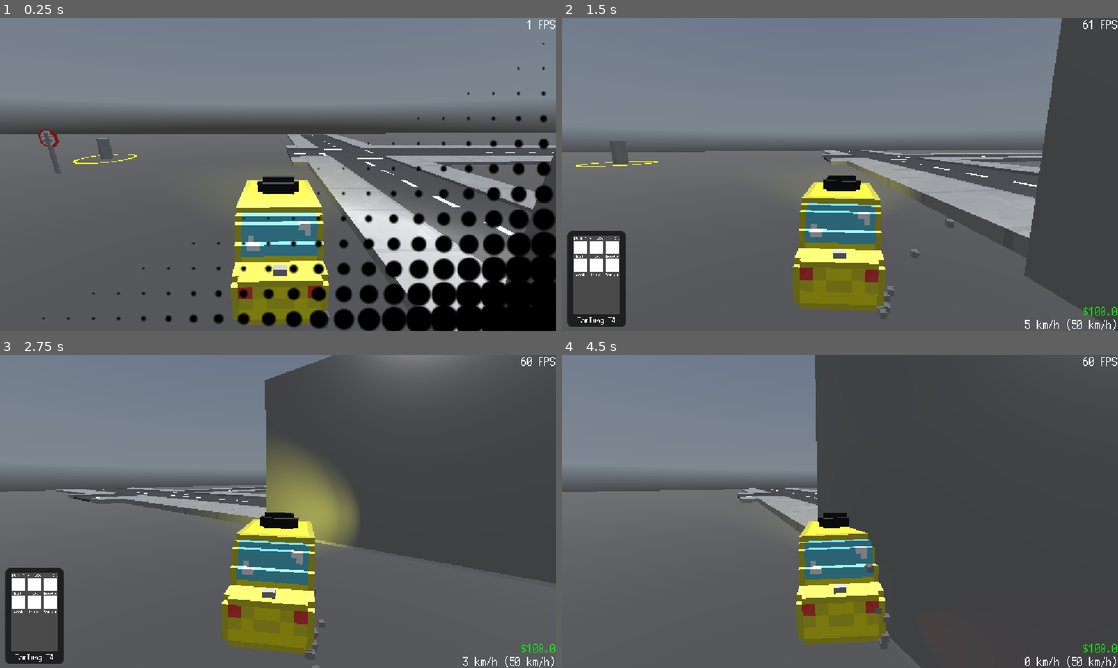
Above: before the commit, frames 1-4 (two rows, left to right).
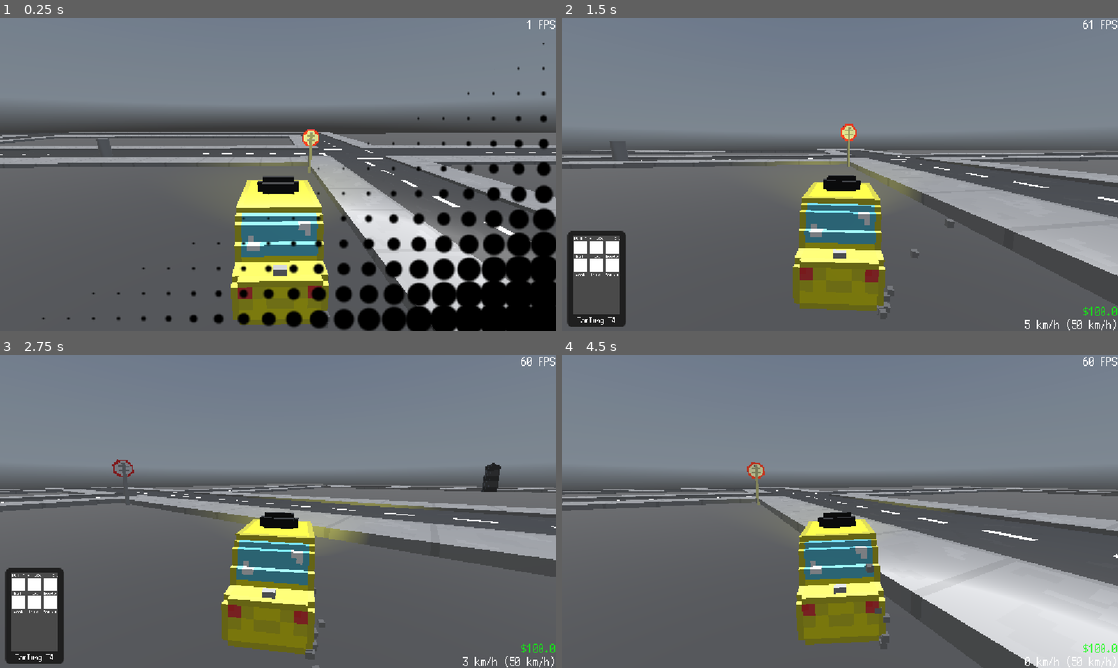
Above: after the commit, the same moments.

Repository: RafaeloxMC/super-taxi-sim
Game: Godot game, scene res://scenes/map/world.tscn
The game is run twice, just before and just after one commit, with the same random seed, the same clock (stepped at 60 frames per second) and the same inputs. This scene is started directly instead of the project's main scene. A sky picture missing from this copy of the repository is replaced by a grey-blue gradient.
Inputs (mouse positions are in pixels of both pictures, inside the frame that each line leads up to):
- Up to frame 1 (0.25 s): no input
- Up to frame 2 (1.5 s): tap Enter at 0.5 s; move the mouse to (962, 158) at 0.52 s; hold D (steer_right) 0.53-1.28 s; tap Q (phone) at 0.6 s; click (962, 158) at 0.67 s; move the mouse to (840, 174) at 1.27 s; hold S (brake) from 1.28 s (still down); tap Alt at 1.35 s; click (840, 174) at 1.42 s
- Up to frame 3 (2.75 s): move the mouse to (333, 442) at 2.02 s; release S (brake) at 2.03 s; hold D (steer_right) from 2.03 s (still down); tap Shift at 2.1 s
- Up to frame 4 (4.5 s): move the mouse to (812, 574) at 2.77 s; release D (steer_right) at 2.78 s; hold W (accelerate) 2.78-3.53 s; tap Q (phone) at 2.85 s; click (812, 574) at 2.92 s; move the mouse to (1006, 558) at 3.52 s; hold A (steer_left) from 3.53 s (still down); tap Alt at 3.6 s; move the mouse to (673, 464) at 4.27 s; tap Shift at 4.35 s

The runs differ from the first frame. In frame 1, 4.8% of the frame differs, in the area x 0-100%, y 35-100%; in frame 2, 12%; in frame 3, 29%; in frame 4, 41%, in the area x 0-100%, y 0-100%.

Commit message:
Add T Crossing

Diff:
--- /dev/null
+++ b/scenes/map/sidewalk_t_crossing.tscn
@@ -0,0 +1,15 @@
+[gd_scene load_steps=3 format=3 uid="uid://d0nd43w1evd1l"]
+
+[ext_resource type="PackedScene" uid="uid://bwwe3uyrek8lt" path="res://assets/models/sidewalk_tcrossing.gltf" id="1_r3hp1"]
+
+[sub_resource type="BoxShape3D" id="BoxShape3D_r3hp1"]
+size = Vector3(4, 0.25, 20)
+
+[node name="SidewalkTCrossing" type="StaticBody3D"]
+
+[node name="Model" parent="." instance=ExtResource("1_r3hp1")]
+transform = Transform3D(0.25, 0, 0, 0, 0.25, 0, 0, 0, 0.25, 0, 0, 0)
+
+[node name="CollisionShape3D" type="CollisionShape3D" parent="."]
+transform = Transform3D(1, 0, 0, 0, 1, 0, 0, 0, 1, -2, 0.125, -6)
+shape = SubResource("BoxShape3D_r3hp1")
--- /dev/null
+++ b/scenes/map/t_crossing.tscn
@@ -0,0 +1,33 @@
+[gd_scene load_steps=6 format=3 uid="uid://b5ll3p0pd5tmt"]
+
+[ext_resource type="PackedScene" uid="uid://b0fmnlkt2dij0" path="res://assets/models/tcrossing.gltf" id="1_bn4tf"]
+[ext_resource type="PackedScene" uid="uid://d0nd43w1evd1l" path="res://scenes/map/sidewalk_t_crossing.tscn" id="2_a3ejj"]
+[ext_resource type="PackedScene" uid="uid://dkalmsefwm8p6" path="res://scenes/map/sidewalk_crossing.tscn" id="3_ux1mq"]
+
+[sub_resource type="BoxShape3D" id="BoxShape3D_ux1mq"]
+size = Vector3(8, 0.25, 20)
+
+[sub_resource type="BoxShape3D" id="BoxShape3D_bmiah"]
+size = Vector3(8, 0.25, 6)
+
+[node name="TCrossing" type="StaticBody3D"]
+
+[node name="tcrossing" parent="." instance=ExtResource("1_bn4tf")]
+transform = Transform3D(0.25, 0, 0, 0, 0.25, 0, 0, 0, 0.25, 0, 0, 0)
+
+[node name="SidewalkTCrossing" parent="." instance=ExtResource("2_a3ejj")]
+transform = Transform3D(1, 0, 0, 0, 2, 0, 0, 0, 1, 8, 0, 6)
+
+[node name="SidewalkCrossing" parent="." instance=ExtResource("3_ux1mq")]
+transform = Transform3D(-1, 0, 1.509958e-07, 0, 2, 0, -1.509958e-07, 0, -1, -8, 0, 8)
+
+[node name="SidewalkCrossing2" parent="." instance=ExtResource("3_ux1mq")]
+transform = Transform3D(1.9470718e-07, 0, 1, 0, 2, 0, -1, 0, 1.9470718e-07, -8, 0, -8)
+
+[node name="CollisionShape3D" type="CollisionShape3D" parent="."]
+transform = Transform3D(1, 0, 0, 0, 1, 0, 0, 0, 1, 0, 0.125, 0)
+shape = SubResource("BoxShape3D_ux1mq")
+
+[node name="CollisionShape3D2" type="CollisionShape3D" parent="."]
+transform = Transform3D(-4.371139e-08, 0, -1, 0, 1, 0, 1, 0, -4.371139e-08, -7, 0.125, -3.059797e-07)
+shape = SubResource("BoxShape3D_bmiah")
--- a/scenes/map/world.tscn
+++ b/scenes/map/world.tscn
@@ -15,6 +15,7 @@
 [ext_resource type="PackedScene" uid="uid://drvmdqgo2qr2s" path="res://scenes/map/street.tscn" id="14_il0qy"]
 [ext_resource type="PackedScene" uid="uid://bxgp3kvw1iiqi" path="res://scenes/map/house_wall.tscn" id="14_p1kjr"]
 [ext_resource type="PackedScene" uid="uid://csyk8ot10f2on" path="res://scenes/map/crossing.tscn" id="15_il0qy"]
+[ext_resource type="PackedScene" uid="uid://b5ll3p0pd5tmt" path="res://scenes/map/t_crossing.tscn" id="16_haap5"]
 
 [sub_resource type="StandardMaterial3D" id="StandardMaterial3D_5kusv"]
 albedo_color = Color(0.33660772, 0.33660758, 0.3366076, 1)
@@ -79,7 +80,10 @@
 transform = Transform3D(1, 0, 0, 0, 1, 0, 0, 0, 1, -13, 0.5, 51)
 
 [node name="Street3" parent="TemporaryMap/Streets" instance=ExtResource("14_il0qy")]
-transform = Transform3D(1, 0, 0, 0, 1, 0, 0, 0, 1, -13, 0.5, 59)
+transform = Transform3D(1, 0, 0, 0, 1, 0, 0, 0, 1, 71, 0.5, 43)
+
+[node name="Street88" parent="TemporaryMap/Streets" instance=ExtResource("14_il0qy")]
+transform = Transform3D(1, 0, 0, 0, 1, 0, 0, 0, 1, 71, 0.5, 51)
 
 [node name="Street4" parent="TemporaryMap/Streets" instance=ExtResource("14_il0qy")]
 transform = Transform3D(1, 0, 0, 0, 1, 0, 0, 0, 1, -13, 0.5, 15)
@@ -123,6 +127,87 @@
 [node name="Street10" parent="TemporaryMap/Streets" instance=ExtResource("14_il0qy")]
 transform = Transform3D(-4.371139e-08, 0, 1, 0, 1, 0, -1, 0, -4.371139e-08, -27, 0.5, -39)
 
+[node name="Street27" parent="TemporaryMap/Streets" instance=ExtResource("14_il0qy")]
+transform = Transform3D(-4.371139e-08, 0, 1, 0, 1, 0, -1, 0, -4.371139e-08, 1, 0.5, -39)
+
+[node name="Street28" parent="TemporaryMap/Streets" instance=ExtResource("14_il0qy")]
+transform = Transform3D(-4.371139e-08, 0, 1, 0, 1, 0, -1, 0, -4.371139e-08, 9, 0.5, -39)
+
+[node name="Street29" parent="TemporaryMap/Streets" instance=ExtResource("14_il0qy")]
+transform = Transform3D(-4.371139e-08, 0, 1, 0, 1, 0, -1, 0, -4.371139e-08, 17, 0.5, -39)
+
+[node name="Street30" parent="TemporaryMap/Streets" instance=ExtResource("14_il0qy")]
+transform = Transform3D(-4.371139e-08, 0, 1, 0, 1, 0, -1, 0, -4.371139e-08, 25, 0.5, -39)
+
+[node name="Street31" parent="TemporaryMap/Streets" instance=ExtResource("14_il0qy")]
+transform = Transform3D(-4.371139e-08, 0, 1, 0, 1, 0, -1, 0, -4.371139e-08, 33, 0.5, -39)
+
+[node name="Street32" parent="TemporaryMap/Streets" instance=ExtResource("14_il0qy")]
+transform = Transform3D(-4.371139e-08, 0, 1, 0, 1, 0, -1, 0, -4.371139e-08, 41, 0.5, -39)
+
+[node name="Street33" parent="TemporaryMap/Streets" instance=ExtResource("14_il0qy")]
+transform = Transform3D(-4.371139e-08, 0, 1, 0, 1, 0, -1, 0, -4.371139e-08, 49, 0.5, -39)
+
+[node name="Street34" parent="TemporaryMap/Streets" instance=ExtResource("14_il0qy")]
+transform = Transform3D(-4.371139e-08, 0, 1, 0, 1, 0, -1, 0, -4.371139e-08, 57, 0.5, -39)
+
+[node name="Street38" parent="TemporaryMap/Streets" instance=ExtResource("14_il0qy")]
+transform = Transform3D(-4.371139e-08, 0, 1, 0, 1, 0, -1, 0, -4.371139e-08, 85, 0.5, -39)
+
+[node name="Street39" parent="TemporaryMap/Streets" instance=ExtResource("14_il0qy")]
+transform = Transform3D(-4.371139e-08, 0, 1, 0, 1, 0, -1, 0, -4.371139e-08, 93, 0.5, -39)
+
+[node name="Street40" parent="TemporaryMap/Streets" instance=ExtResource("14_il0qy")]
+transform = Transform3D(-4.371139e-08, 0, 1, 0, 1, 0, -1, 0, -4.371139e-08, 101, 0.5, -39)
+
+[node name="Street41" parent="TemporaryMap/Streets" instance=ExtResource("14_il0qy")]
+transform = Transform3D(-4.371139e-08, 0, 1, 0, 1, 0, -1, 0, -4.371139e-08, 109, 0.5, -39)
+
+[node name="Street42" parent="TemporaryMap/Streets" instance=ExtResource("14_il0qy")]
+transform = Transform3D(-4.371139e-08, 0, 1, 0, 1, 0, -1, 0, -4.371139e-08, 117, 0.5, -39)
+
+[node name="Street43" parent="TemporaryMap/Streets" instance=ExtResource("14_il0qy")]
+transform = Transform3D(-4.371139e-08, 0, 1, 0, 1, 0, -1, 0, -4.371139e-08, 125, 0.5, -39)
+
+[node name="Street44" parent="TemporaryMap/Streets" instance=ExtResource("14_il0qy")]
+transform = Transform3D(-4.371139e-08, 0, 1, 0, 1, 0, -1, 0, -4.371139e-08, 133, 0.5, -39)
+
+[node name="Street45" parent="TemporaryMap/Streets" instance=ExtResource("14_il0qy")]
+transform = Transform3D(-4.371139e-08, 0, 1, 0, 1, 0, -1, 0, -4.371139e-08, 141, 0.5, -39)
+
+[node name="Street46" parent="TemporaryMap/Streets" instance=ExtResource("14_il0qy")]
+transform = Transform3D(-4.371139e-08, 0, 1, 0, 1, 0, -1, 0, -4.371139e-08, 149, 0.5, -39)
+
+[node name="Street47" parent="TemporaryMap/Streets" instance=ExtResource("14_il0qy")]
+transform = Transform3D(-4.371139e-08, 0, 1, 0, 1, 0, -1, 0, -4.371139e-08, 157, 0.5, -39)
+
+[node name="Street48" parent="TemporaryMap/Streets" instance=ExtResource("14_il0qy")]
+transform = Transform3D(-4.371139e-08, 0, 1, 0, 1, 0, -1, 0, -4.371139e-08, 165, 0.5, -39)
+
+[node name="Street49" parent="TemporaryMap/Streets" instance=ExtResource("14_il0qy")]
+transform = Transform3D(-4.371139e-08, 0, 1, 0, 1, 0, -1, 0, -4.371139e-08, 173, 0.5, -39)
+
+[node name="Street50" parent="TemporaryMap/Streets" instance=ExtResource("14_il0qy")]
+transform = Transform3D(-4.371139e-08, 0, 1, 0, 1, 0, -1, 0, -4.371139e-08, 181, 0.5, -39)
+
+[node name="Street51" parent="TemporaryMap/Streets" instance=ExtResource("14_il0qy")]
+transform = Transform3D(-4.371139e-08, 0, 1, 0, 1, 0, -1, 0, -4.371139e-08, 189, 0.5, -39)
+
+[node name="Street52" parent="TemporaryMap/Streets" instance=ExtResource("14_il0qy")]
+transform = Transform3D(-4.371139e-08, 0, 1, 0, 1, 0, -1, 0, -4.371139e-08, 197, 0.5, -39)
+
+[node name="Street53" parent="TemporaryMap/Streets" instance=ExtResource("14_il0qy")]
+transform = Transform3D(-4.371139e-08, 0, 1, 0, 1, 0, -1, 0, -4.371139e-08, 205, 0.5, -39)
+
+[node name="Street54" parent="TemporaryMap/Streets" instance=ExtResource("14_il0qy")]
+transform = Transform3D(-4.371139e-08, 0, 1, 0, 1, 0, -1, 0, -4.371139e-08, 213, 0.5, -39)
+
+[node name="Street55" parent="TemporaryMap/Streets" instance=ExtResource("14_il0qy")]
+transform = Transform3D(-4.371139e-08, 0, 1, 0, 1, 0, -1, 0, -4.371139e-08, 221, 0.5, -39)
+
+[node name="Street56" parent="TemporaryMap/Streets" instance=ExtResource("14_il0qy")]
+transform = Transform3D(-4.371139e-08, 0, 1, 0, 1, 0, -1, 0, -4.371139e-08, 229, 0.5, -39)
+
 [node name="Street22" parent="TemporaryMap/Streets" instance=ExtResource("14_il0qy")]
 transform = Transform3D(-4.371139e-08, 0, 1, 0, 1, 0, -1, 0, -4.371139e-08, -27, 0.5, 29)
 
@@ -159,8 +244,119 @@
 [node name="Crossing2" parent="TemporaryMap/Streets" instance=ExtResource("15_il0qy")]
 transform = Transform3D(1, 0, 0, 0, 1, 0, 0, 0, 1, -13, 0.5, -39)
 
+[node name="Crossing3" parent="TemporaryMap/Streets" instance=ExtResource("15_il0qy")]
+transform = Transform3D(1, 0, 0, 0, 1, 0, 0, 0, 1, 71, 0.5, -39)
+
+[node name="Street35" parent="TemporaryMap/Streets" instance=ExtResource("14_il0qy")]
+transform = Transform3D(-4.371139e-08, 0, 1, 0, 1, 0, -1, 0, -4.371139e-08, 1, 0.5, 65)
+
+[node name="Street36" parent="TemporaryMap/Streets" instance=ExtResource("14_il0qy")]
+transform = Transform3D(-4.371139e-08, 0, 1, 0, 1, 0, -1, 0, -4.371139e-08, 9, 0.5, 65)
+
+[node name="Street37" parent="TemporaryMap/Streets" instance=ExtResource("14_il0qy")]
+transform = Transform3D(-4.371139e-08, 0, 1, 0, 1, 0, -1, 0, -4.371139e-08, 17, 0.5, 65)
+
+[node name="Street57" parent="TemporaryMap/Streets" instance=ExtResource("14_il0qy")]
+transform = Transform3D(-4.371139e-08, 0, 1, 0, 1, 0, -1, 0, -4.371139e-08, 25, 0.5, 65)
+
+[node name="Street58" parent="TemporaryMap/Streets" instance=ExtResource("14_il0qy")]
+transform = Transform3D(-4.371139e-08, 0, 1, 0, 1, 0, -1, 0, -4.371139e-08, 33, 0.5, 65)
+
+[node name="Street59" parent="TemporaryMap/Streets" instance=ExtResource("14_il0qy")]
+transform = Transform3D(-4.371139e-08, 0, 1, 0, 1, 0, -1, 0, -4.371139e-08, 41, 0.5, 65)
+
+[node name="Street60" parent="TemporaryMap/Streets" instance=ExtResource("14_il0qy")]
+transform = Transform3D(-4.371139e-08, 0, 1, 0, 1, 0, -1, 0, -4.371139e-08, 49, 0.5, 65)
+
+[node name="Street80" parent="TemporaryMap/Streets" instance=ExtResource("14_il0qy")]
+transform = Transform3D(-4.371139e-08, 0, 1, 0, 1, 0, -1, 0, -4.371139e-08, 1, 0.5, 29)
+
+[node name="Street81" parent="TemporaryMap/Streets" instance=ExtResource("14_il0qy")]
+transform = Transform3D(-4.371139e-08, 0, 1, 0, 1, 0, -1, 0, -4.371139e-08, 9, 0.5, 29)
+
+[node name="Street82" parent="TemporaryMap/Streets" instance=ExtResource("14_il0qy")]
+transform = Transform3D(-4.371139e-08, 0, 1, 0, 1, 0, -1, 0, -4.371139e-08, 17, 0.5, 29)
+
+[node name="Street83" parent="TemporaryMap/Streets" instance=ExtResource("14_il0qy")]
+transform = Transform3D(-4.371139e-08, 0, 1, 0, 1, 0, -1, 0, -4.371139e-08, 25, 0.5, 29)
+
+[node name="Street84" parent="TemporaryMap/Streets" instance=ExtResource("14_il0qy")]
+transform = Transform3D(-4.371139e-08, 0, 1, 0, 1, 0, -1, 0, -4.371139e-08, 33, 0.5, 29)
+
+[node name="Street85" parent="TemporaryMap/Streets" instance=ExtResource("14_il0qy")]
+transform = Transform3D(-4.371139e-08, 0, 1, 0, 1, 0, -1, 0, -4.371139e-08, 41, 0.5, 29)
+
+[node name="Street86" parent="TemporaryMap/Streets" instance=ExtResource("14_il0qy")]
+transform = Transform3D(-4.371139e-08, 0, 1, 0, 1, 0, -1, 0, -4.371139e-08, 49, 0.5, 29)
+
+[node name="Street87" parent="TemporaryMap/Streets" instance=ExtResource("14_il0qy")]
+transform = Transform3D(-4.371139e-08, 0, 1, 0, 1, 0, -1, 0, -4.371139e-08, 57, 0.5, 29)
+
+[node name="Street61" parent="TemporaryMap/Streets" instance=ExtResource("14_il0qy")]
+transform = Transform3D(-4.371139e-08, 0, 1, 0, 1, 0, -1, 0, -4.371139e-08, 57, 0.5, 65)
+
+[node name="Street62" parent="TemporaryMap/Streets" instance=ExtResource("14_il0qy")]
+transform = Transform3D(-4.371139e-08, 0, 1, 0, 1, 0, -1, 0, -4.371139e-08, 85, 0.5, 65)
+
+[node name="Street63" parent="TemporaryMap/Streets" instance=ExtResource("14_il0qy")]
+transform = Transform3D(-4.371139e-08, 0, 1, 0, 1, 0, -1, 0, -4.371139e-08, 93, 0.5, 65)
+
+[node name="Street64" parent="TemporaryMap/Streets" instance=ExtResource("14_il0qy")]
+transform = Transform3D(-4.371139e-08, 0, 1, 0, 1, 0, -1, 0, -4.371139e-08, 101, 0.5, 65)
+
+[node name="Street65" parent="TemporaryMap/Streets" instance=ExtResource("14_il0qy")]
+transform = Transform3D(-4.371139e-08, 0, 1, 0, 1, 0, -1, 0, -4.371139e-08, 109, 0.5, 65)
+
+[node name="Street66" parent="TemporaryMap/Streets" instance=ExtResource("14_il0qy")]
+transform = Transform3D(-4.371139e-08, 0, 1, 0, 1, 0, -1, 0, -4.371139e-08, 117, 0.5, 65)
+
+[node name="Street67" parent="TemporaryMap/Streets" instance=ExtResource("14_il0qy")]
+transform = Transform3D(-4.371139e-08, 0, 1, 0, 1, 0, -1, 0, -4.371139e-08, 125, 0.5, 65)
+
+[node name="Street68" parent="TemporaryMap/Streets" instance=ExtResource("14_il0qy")]
+transform = Transform3D(-4.371139e-08, 0, 1, 0, 1, 0, -1, 0, -4.371139e-08, 133, 0.5, 65)
+
+[node name="Street69" parent="TemporaryMap/Streets" instance=ExtResource("14_il0qy")]
+transform = Transform3D(-4.371139e-08, 0, 1, 0, 1, 0, -1, 0, -4.371139e-08, 141, 0.5, 65)
+
+[node name="Street70" parent="TemporaryMap/Streets" instance=ExtResource("14_il0qy")]
+transform = Transform3D(-4.371139e-08, 0, 1, 0, 1, 0, -1, 0, -4.371139e-08, 149, 0.5, 65)
+
+[node name="Street71" parent="TemporaryMap/Streets" instance=ExtResource("14_il0qy")]
+transform = Transform3D(-4.371139e-08, 0, 1, 0, 1, 0, -1, 0, -4.371139e-08, 157, 0.5, 65)
+
+[node name="Street72" parent="TemporaryMap/Streets" instance=ExtResource("14_il0qy")]
+transform = Transform3D(-4.371139e-08, 0, 1, 0, 1, 0, -1, 0, -4.371139e-08, 165, 0.5, 65)
+
+[node name="Street73" parent="TemporaryMap/Streets" instance=ExtResource("14_il0qy")]
+transform = Transform3D(-4.371139e-08, 0, 1, 0, 1, 0, -1, 0, -4.371139e-08, 173, 0.5, 65)
+
+[node name="Street74" parent="TemporaryMap/Streets" instance=ExtResource("14_il0qy")]
+transform = Transform3D(-4.371139e-08, 0, 1, 0, 1, 0, -1, 0, -4.371139e-08, 181, 0.5, 65)
+
+[node name="Street75" parent="TemporaryMap/Streets" instance=ExtResource("14_il0qy")]
+transform = Transform3D(-4.371139e-08, 0, 1, 0, 1, 0, -1, 0, -4.371139e-08, 189, 0.5, 65)
+
+[node name="Street76" parent="TemporaryMap/Streets" instance=ExtResource("14_il0qy")]
+transform = Transform3D(-4.371139e-08, 0, 1, 0, 1, 0, -1, 0, -4.371139e-08, 197, 0.5, 65)
+
+[node name="Street77" parent="TemporaryMap/Streets" instance=ExtResource("14_il0qy")]
+transform = Transform3D(-4.371139e-08, 0, 1, 0, 1, 0, -1, 0, -4.371139e-08, 205, 0.5, 65)
+
+[node name="Street78" parent="TemporaryMap/Streets" instance=ExtResource("14_il0qy")]
+transform = Transform3D(-4.371139e-08, 0, 1, 0, 1, 0, -1, 0, -4.371139e-08, 213, 0.5, 65)
+
+[node name="Street79" parent="TemporaryMap/Streets" instance=ExtResource("14_il0qy")]
+transform = Transform3D(-4.371139e-08, 0, 1, 0, 1, 0, -1, 0, -4.371139e-08, 221, 0.5, 65)
+
+[node name="Crossing6" parent="TemporaryMap/Streets" instance=ExtResource("15_il0qy")]
+transform = Transform3D(1, 0, 0, 0, 1, 0, 0, 0, 1, 71, 0.5, 29)
+
 [node name="Corner" parent="TemporaryMap/Streets" instance=ExtResource("4_il0qy")]
 transform = Transform3D(-4.371139e-08, 0, 1, 0, 1, 0, -1, 0, -4.371139e-08, -73, 0.5, -39)
+
+[node name="Corner2" parent="TemporaryMap/Streets" instance=ExtResource("4_il0qy")]
+transform = Transform3D(-1, 0, -8.742278e-08, 0, 1, 0, 8.742278e-08, 0, -1, -13, 0.5, 65)
 
 [node name="DirectionalLight3D" type="DirectionalLight3D" parent="."]
 transform = Transform3D(1, 0, 0, 0, -4.371139e-08, 1, 0, -1, -4.371139e-08, 0, 11.245623, 0)
@@ -202,20 +398,17 @@
 transform = Transform3D(1, 0, 0, 0, 1, 0, 0, 0, 1, -0.68463945, 3.8051562, -0.51555824)
 
 [node name="SpeedSign" parent="." instance=ExtResource("12_3obwu")]
-transform = Transform3D(-0.15, 0, -1.3113417e-08, 0, 0.14999999, 0, 1.3113417e-08, 0, -0.15, 23.364017, 0.5, 17.893564)
+transform = Transform3D(-0.15, 0, -1.3113417e-08, 0, 0.14999999, 0, 1.3113417e-08, 0, -0.15, -4.6359825, 0.5, 17.893564)
 
 [node name="SpeedSign2" parent="." instance=ExtResource("12_3obwu")]
-transform = Transform3D(-6.5567085e-09, 0, -0.15, 0, 0.14999999, 0, 0.15, 0, -6.5567085e-09, -27.595606, 0.5, -50.83197)
+transform = Transform3D(-6.5567085e-09, 0, -0.15, 0, 0.14999999, 0, 0.15, 0, -6.5567085e-09, -27.595606, 0.5, -47.83197)
 speed_limit = 80
 
 [node name="House" parent="." instance=ExtResource("14_p1kjr")]
-transform = Transform3D(-6.556708e-08, 0, -1.5, 0, 1.5, 0, 1.5, 0, -6.556708e-08, -3.7726974, 0.5, -26.599686)
+transform = Transform3D(-6.556708e-08, 0, -1.5, 0, 1.5, 0, 1.5, 0, -6.556708e-08, -3.773, 0.5, -27.4)
 
 [node name="House2" parent="." instance=ExtResource("14_p1kjr")]
-transform = Transform3D(-6.556708e-08, 0, -1.5, 0, 1.5, 0, 1.5, 0, -6.556708e-08, -3.7726974, 0.5, -19.599686)
-
-[node name="House3" parent="." instance=ExtResource("14_p1kjr")]
-transform = Transform3D(-6.556708e-08, 0, -1.5, 0, 1.5, 0, 1.5, 0, -6.556708e-08, -3.7726974, 0.5, -12.599686)
-
-[node name="House4" parent="." instance=ExtResource("14_p1kjr")]
-transform = Transform3D(-6.556708e-08, 0, -1.5, 0, 1.5, 0, 1.5, 0, -6.556708e-08, -3.7726974, 0.5, -5.5996857)
+transform = Transform3D(-6.556708e-08, 0, -1.5, 0, 1.5, 0, 1.5, 0, -6.556708e-08, -3.773, 0.5, -20.2)
+
+[node name="TCrossing" parent="." instance=ExtResource("16_haap5")]
+transform = Transform3D(-4.371139e-08, 0, -1, 0, 1, 0, 1, 0, -4.371139e-08, 71, 0.5, 65)
Not shown, added: assets/models/sidewalk_tcrossing.gltf
Not shown, added: assets/models/sidewalk_tcrossing.gltf.import
Not shown, added: assets/models/tcrossing.gltf
Not shown, added: assets/models/tcrossing.gltf.import
Not shown: 1 places in scenes/map/world.tscn that only renumber resources
Not shown, added: assets/models/gox/sidewalk_tcrossing.gox
Not shown, added: assets/models/gox/tcrossing.gox
